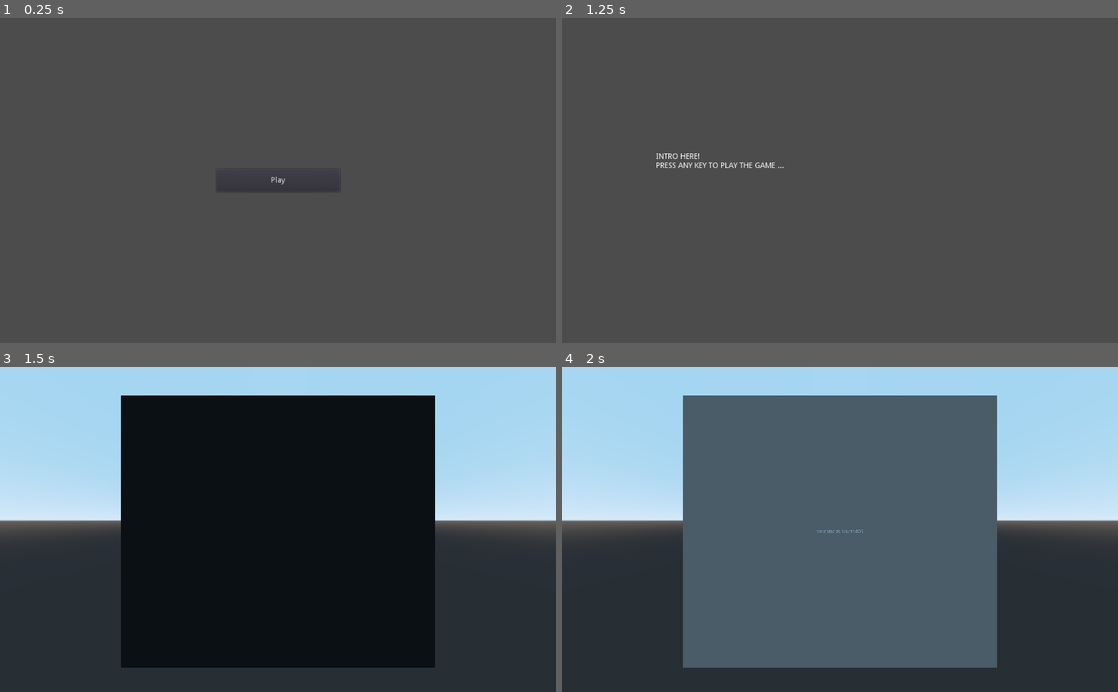
Above: before the commit, frames 1-4 (two rows, left to right).
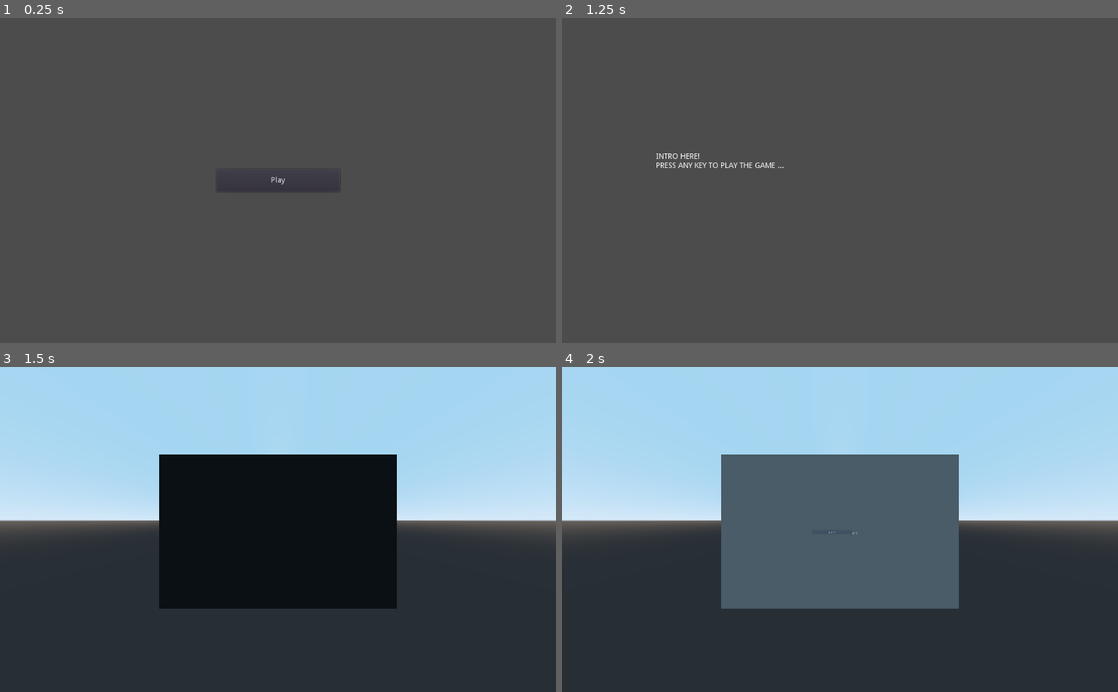
Above: after the commit, the same moments.

Repository: QbieShay/TuttoPizza
Game: Godot game, scene res://Main.tscn
The game is run twice, just before and just after one commit, with the same random seed, the same clock (stepped at 60 frames per second) and the same inputs.
Inputs (mouse positions are in pixels of both pictures, inside the frame that each line leads up to):
- Up to frame 1 (0.25 s): no input
- Up to frame 2 (1.25 s): click "Play" at 0.5 s
- Up to frame 3 (1.5 s): tap Enter at 1.25 s; move the mouse to (400, 513) at 1.27 s; click (400, 513) at 1.42 s
- Up to frame 4 (2 s): no input

Frames 1-2 are identical in both runs. In frame 3, 27% of the frame differs, in the area x 21-79%, y 8-93%; in frame 4, 27%.

Commit message:
file explorer is liveeeee

Diff:
--- /dev/null
+++ b/Assets/VirtualOS/Windows.tres
@@ -0,0 +1,12 @@
+[gd_resource type="StyleBoxTexture" load_steps=2 format=2]
+
+[ext_resource path="res://Assets/VirtualOS/window.png" type="Texture" id=1]
+
+[resource]
+texture = ExtResource( 1 )
+region_rect = Rect2( 0, 0, 32, 22.5 )
+margin_left = 20.75
+margin_right = 3.5
+margin_top = 14.625
+margin_bottom = 2.5
+expand_margin_top = 10.0
--- a/GameScene/Screen.gd
+++ b/GameScene/Screen.gd
@@ -12,14 +12,20 @@
 
 var _width = 1.0
 var _height = 1.0
+var _screen_plane = null
+
 
 func _ready():
 	_top_left_corner_coordinate = get_viewport().get_camera().unproject_position(get_node(top_left_corner_path).global_transform.origin)
 	_top_right_corner_coordinate = get_viewport().get_camera().unproject_position(get_node(top_right_corner_path).global_transform.origin)
 	_bottom_left_corner_coordinate = get_viewport().get_camera().unproject_position(get_node(bottom_left_corner_path).global_transform.origin)
 	_bottom_right_corner_coordinate = get_viewport().get_camera().unproject_position(get_node(bottom_right_corner_path).global_transform.origin)
+
+	# _screen_plane = Plane( _top_left_corner_coordinate, _top_right_corner_coordinate, _bottom_left_corner_coordinate)
+
 	_width = _top_right_corner_coordinate.x - _top_left_corner_coordinate.x
 	_height = _bottom_right_corner_coordinate.y - _top_right_corner_coordinate.y
+
 
 func link_to_viewport(viewport):
 	$MeshInstance.get_surface_material(0).albedo_texture = viewport.get_texture()
@@ -28,7 +34,14 @@
 
 func transform_in_screen_coordinate(position):
 	if _top_left_corner_coordinate == null:
-		return position
+		return -position
+	var space = get_viewport().world.direct_space_state
+	var cam = get_viewport().get_camera()
+	var mouse_vec = cam.project_local_ray_normal(position)
+	var intersect = space.intersect_ray(cam.global_transform.origin, mouse_vec*100.0) # position
+#	if intersect.size() == 0:
+#		return -position
+	# var local_pos = $KinematicBody.xform(intersect["position"])
 	var new_x = position.x - _top_left_corner_coordinate.x
 	var new_y = position.y - _top_left_corner_coordinate.y
 	var normalized_position = Vector2(new_x/_width, new_y/_height)
--- a/GameScene/Screen.tscn
+++ b/GameScene/Screen.tscn
@@ -1,10 +1,13 @@
-[gd_scene load_steps=4 format=2]
+[gd_scene load_steps=5 format=2]
 
 [ext_resource path="res://GameScene/Screen.gd" type="Script" id=1]
 
 [sub_resource type="QuadMesh" id=1]
 
 [sub_resource type="SpatialMaterial" id=2]
+
+[sub_resource type="BoxShape" id=3]
+extents = Vector3( 0.375051, 0.282283, 0.0119277 )
 
 [node name="Screen" type="Spatial"]
 script = ExtResource( 1 )
@@ -14,6 +17,7 @@
 bottom_right_corner_path = NodePath("MeshInstance/BottomRight")
 
 [node name="MeshInstance" type="MeshInstance" parent="."]
+transform = Transform( 0.75372, 0, 0, 0, 0.56529, 0, 0, 0, 0.353671, 0, 0, 0 )
 mesh = SubResource( 1 )
 material/0 = SubResource( 2 )
 
@@ -28,3 +32,10 @@
 
 [node name="BottomRight" type="Spatial" parent="MeshInstance"]
 transform = Transform( 1, 0, 0, 0, 1, 0, 0, 0, 1, 0.500803, -0.496391, 0 )
+
+[node name="KinematicBody" type="StaticBody" parent="."]
+transform = Transform( 1, 0, 0, 0, 1, 0, 0, 0, 1, -0.376164, 0.28172, -0.0185537 )
+
+[node name="CollisionShape" type="CollisionShape" parent="KinematicBody"]
+transform = Transform( 1, 0, 0, 0, 1, 0, 0, 0, 1, 0.375816, -0.282279, 0.00502691 )
+shape = SubResource( 3 )
--- /dev/null
+++ b/VirtualOS/Components/FileManager/FileIcon.gd
@@ -0,0 +1,13 @@
+extends TextureRect
+
+signal clicked()
+
+
+func _on_TextureButton_pressed():
+	emit_signal("clicked")
+	pass # Replace with function body.
+
+
+func display_file(file_icon, file_name):
+	$Label.text = file_name
+	texture = file_icon
--- /dev/null
+++ b/VirtualOS/Components/FileManager/FileIcon.tscn
@@ -0,0 +1,27 @@
+[gd_scene load_steps=3 format=2]
+
+[ext_resource path="res://VirtualOS/Components/FileManager/FileIcon.gd" type="Script" id=1]
+[ext_resource path="res://Assets/VirtualOS/VirtualOSTheme.tres" type="Theme" id=2]
+
+[node name="TextureRect" type="TextureRect"]
+anchor_right = 1.0
+anchor_bottom = 1.0
+stretch_mode = 4
+script = ExtResource( 1 )
+
+[node name="Label" type="Label" parent="."]
+anchor_top = 1.0
+anchor_right = 1.0
+anchor_bottom = 1.0
+margin_top = -566.0
+margin_bottom = -519.0
+theme = ExtResource( 2 )
+text = "
+"
+
+[node name="TextureButton" type="TextureButton" parent="."]
+anchor_right = 1.0
+anchor_bottom = 1.0
+mouse_default_cursor_shape = 2
+
+[connection signal="pressed" from="TextureButton" to="." method="_on_TextureButton_pressed"]
--- /dev/null
+++ b/VirtualOS/Components/FileManager/FileManager.gd
@@ -0,0 +1,39 @@
+extends App
+
+export(PackedScene) var file_displayer
+
+var current_directory = ""
+var file_map = {}
+
+func open_file(file):
+	popup_centered()
+	change_directory(str(VirtualOS.filesystem.get_path_to(file)))
+#	get_
+
+
+func _on_file_pressed(file):
+	if file_map[file].extension == "folder":
+		change_directory( current_directory + "/" + file_map[file].name )
+	else:
+		VirtualOS.open_file( current_directory + "/" + file_map[file].name)
+
+
+func change_directory(to):
+	current_directory = to
+	var current_files = $GridContainer.get_children()
+	for f in current_files:
+		$GridContainer.remove_child(f)
+		f.queue_free()
+		file_map.erase(f)
+	var files = VirtualOS.filesystem.get_files_in_path(current_directory)
+	for f in files:
+		var displayer = file_displayer.instance()
+		displayer.display_file(VirtualOS.get_filesystem_icon(f.extension), f.name)
+		file_map[displayer] = f
+		$GridContainer.add_child(displayer)
+		displayer.connect("clicked", self, "_on_file_pressed", [displayer])
+
+
+func _on_FileManager_popup_hide():
+	emit_signal("closed")
+	pass # Replace with function body.
--- /dev/null
+++ b/VirtualOS/Components/FileManager/FileManager.tscn
@@ -0,0 +1,21 @@
+[gd_scene load_steps=4 format=2]
+
+[ext_resource path="res://Assets/VirtualOS/VirtualOSTheme.tres" type="Theme" id=1]
+[ext_resource path="res://VirtualOS/Components/FileManager/FileManager.gd" type="Script" id=2]
+[ext_resource path="res://VirtualOS/Components/FileManager/FileIcon.tscn" type="PackedScene" id=3]
+
+[node name="FileManager" type="WindowDialog"]
+margin_right = 352.0
+margin_bottom = 263.0
+theme = ExtResource( 1 )
+script = ExtResource( 2 )
+file_displayer = ExtResource( 3 )
+
+[node name="GridContainer" type="GridContainer" parent="."]
+anchor_right = 1.0
+anchor_bottom = 1.0
+size_flags_horizontal = 3
+size_flags_vertical = 3
+columns = 3
+
+[connection signal="popup_hide" from="." to="." method="_on_FileManager_popup_hide"]
--- a/VirtualOS/Components/ImageViewer/ImageViewer.tscn
+++ b/VirtualOS/Components/ImageViewer/ImageViewer.tscn
@@ -4,7 +4,6 @@
 [ext_resource path="res://VirtualOS/Components/ImageViewer/ImageViewer.gd" type="Script" id=2]
 
 [node name="ImageViewer" type="WindowDialog"]
-visible = true
 margin_right = 345.0
 margin_bottom = 200.0
 theme = ExtResource( 1 )
--- a/VirtualOS/Desktop/ApplicationLauncher.gd
+++ b/VirtualOS/Desktop/ApplicationLauncher.gd
@@ -1,4 +1,20 @@
 extends CanvasLayer
+
 
 func _ready():
 	VirtualOS.app_layer = self
+	$ColorRect.visible = false
+
+
+func open_program(program):
+	var overlay = $ColorRect
+	if overlay.get_child_count() == 0:
+		overlay.visible = true
+	overlay.add_child(program)
+
+
+func close_program(program):
+	var overlay = $ColorRect
+	overlay.remove_child(program)
+	if overlay.get_child_count() == 0:
+		overlay.visible = false
--- a/VirtualOS/Desktop/Desktop.tscn
+++ b/VirtualOS/Desktop/Desktop.tscn
@@ -1,8 +1,20 @@
-[gd_scene format=2]
+[gd_scene load_steps=3 format=2]
+
+[ext_resource path="res://VirtualOS/Desktop/ApplicationLauncher.gd" type="Script" id=1]
+
+[sub_resource type="GDScript" id=1]
+script/source = "extends Button
+
+
+func _on_Button_pressed():
+	VirtualOS.open_file(\"folder1\")
+"
 
 [node name="Desktop" type="Control"]
 anchor_right = 1.0
 anchor_bottom = 1.0
+margin_top = 20.0
+mouse_filter = 1
 
 [node name="Label" type="Label" parent="."]
 anchor_left = 0.5
@@ -16,3 +28,34 @@
 text = "welcome to hauntedOS"
 align = 1
 valign = 1
+
+[node name="AppLayer" type="CanvasLayer" parent="."]
+editor/display_folded = true
+script = ExtResource( 1 )
+
+[node name="ColorRect" type="ColorRect" parent="AppLayer"]
+anchor_right = 1.0
+anchor_bottom = 1.0
+color = Color( 0, 0, 0, 0.266667 )
+
+[node name="Background" type="CanvasLayer" parent="."]
+layer = -1
+
+[node name="TextureRect" type="TextureRect" parent="Background"]
+anchor_right = 1.0
+anchor_bottom = 1.0
+stretch_mode = 1
+
+[node name="StatusBar" type="Control" parent="."]
+anchor_right = 1.0
+margin_top = -20.0
+
+[node name="Button" type="Button" parent="."]
+margin_left = 390.427
+margin_top = 356.417
+margin_right = 563.427
+margin_bottom = 376.417
+text = "i porni"
+script = SubResource( 1 )
+
+[connection signal="pressed" from="Button" to="Button" method="_on_Button_pressed"]
--- a/VirtualOS/Singleton/FileSystem.gd
+++ b/VirtualOS/Singleton/FileSystem.gd
@@ -1,4 +1,7 @@
 extends Node
+
+func get_files_in_path(path):
+	return get_node(path).get_children()
 
 func get_file(path):
 	return get_node(path)
--- a/VirtualOS/Singleton/FileSystem.tscn
+++ b/VirtualOS/Singleton/FileSystem.tscn
@@ -1,8 +1,9 @@
-[gd_scene load_steps=4 format=2]
+[gd_scene load_steps=5 format=2]
 
 [ext_resource path="res://VirtualOS/Singleton/FileSystem.gd" type="Script" id=1]
 [ext_resource path="res://VirtualOS/Singleton/FileTypes/ImageFileType.gd" type="Script" id=2]
 [ext_resource path="res://Assets/gj.jpg" type="Texture" id=3]
+[ext_resource path="res://VirtualOS/Singleton/VirtualFile.gd" type="Script" id=4]
 
 [node name="FileSystem" type="Node"]
 script = ExtResource( 1 )
@@ -12,3 +13,35 @@
 extension = "jpg"
 image = ExtResource( 3 )
 title = "deskie"
+
+[node name="folder1" type="Node" parent="."]
+script = ExtResource( 4 )
+extension = "folder"
+
+[node name="totallynotporn3" type="Node" parent="folder1"]
+script = ExtResource( 2 )
+extension = "jpg"
+image = ExtResource( 3 )
+title = "Pornino1"
+
+[node name="totallynotporn4" type="Node" parent="folder1"]
+script = ExtResource( 2 )
+extension = "jpg"
+image = ExtResource( 3 )
+title = "Pornino2"
+
+[node name="folder2" type="Node" parent="folder1"]
+script = ExtResource( 4 )
+extension = "folder"
+
+[node name="aaaa" type="Node" parent="folder1/folder2"]
+script = ExtResource( 2 )
+extension = "jpg"
+image = ExtResource( 3 )
+title = "aaaaaaaaaaa"
+
+[node name="bbbb" type="Node" parent="folder1/folder2"]
+script = ExtResource( 2 )
+extension = "jpg"
+image = ExtResource( 3 )
+title = "bbbbbbbbbbbb"
--- /dev/null
+++ b/VirtualOS/Singleton/FileTypes/ExtensionIcons.tscn
@@ -0,0 +1,15 @@
+[gd_scene load_steps=4 format=2]
+
+[ext_resource path="res://VirtualOS/Singleton/FileTypes/file_type_icon.gd" type="Script" id=1]
+[ext_resource path="res://Assets/filesystem_icons/jpg.png" type="Texture" id=2]
+[ext_resource path="res://Assets/filesystem_icons/folder.png" type="Texture" id=3]
+
+[node name="ExtensionIcons" type="Node"]
+
+[node name="jpg" type="Node" parent="."]
+script = ExtResource( 1 )
+filesystem_icon = ExtResource( 2 )
+
+[node name="folder" type="Node" parent="."]
+script = ExtResource( 1 )
+filesystem_icon = ExtResource( 3 )
--- /dev/null
+++ b/VirtualOS/Singleton/FileTypes/file_type_icon.gd
@@ -0,0 +1,3 @@
+extends Node
+
+export(Texture) var filesystem_icon
--- a/VirtualOS/Singleton/VirtualOS.gd
+++ b/VirtualOS/Singleton/VirtualOS.gd
@@ -2,28 +2,40 @@
 
 
 var app_layer = null
-var filesystem_scene = preload("res://VirtualOS/Singleton/FileSystem.tscn")
+var clippy = null
 var filesystem = null
+var filesystem_icon_map
 
 var extension_application = {
 	"jpg": preload("res://VirtualOS/Components/ImageViewer/ImageViewer.tscn"),
+	"folder": preload("res://VirtualOS/Components/FileManager/FileManager.tscn")
 	}
 
-var opened_apps = []
 
 func _ready():
-	filesystem = filesystem_scene.instance()
+	filesystem = preload("res://VirtualOS/Singleton/FileSystem.tscn").instance()
+	filesystem_icon_map = preload("res://VirtualOS/Singleton/FileTypes/ExtensionIcons.tscn").instance()
 
 func open_file(path):
 	var file = filesystem.get_file(path)
 	var program = extension_application[file.extension].instance()
-	opened_apps.append(program)
-	app_layer.add_child(program)
-	program.connect("closed", self, "_on_program_closed")
+	app_layer.open_program(program)
+	program.connect("closed", self, "_on_program_closed", [program])
 	program.open_file(file)
 
 
+func get_file(path):
+	return filesystem.get_file(path)
+
+
+func get_filesystem_icon(extension):
+	return filesystem_icon_map.get_node(extension).filesystem_icon
+
+
 func _on_program_closed(program):
-	app_layer.remove_child(program)
-	opened_apps.erase(program)
+	app_layer.close_program(program)
 	program.queue_free()
+
+
+func get_clippy():
+	return clippy
Binary file added: Assets/VirtualOS/window.png
Not shown, added: Assets/VirtualOS/window.png.import
Binary file added: Assets/filesystem_icons/folder.png
Not shown, added: Assets/filesystem_icons/folder.png.import
Binary file added: Assets/filesystem_icons/jpg.png
Not shown, added: Assets/filesystem_icons/jpg.png.import
